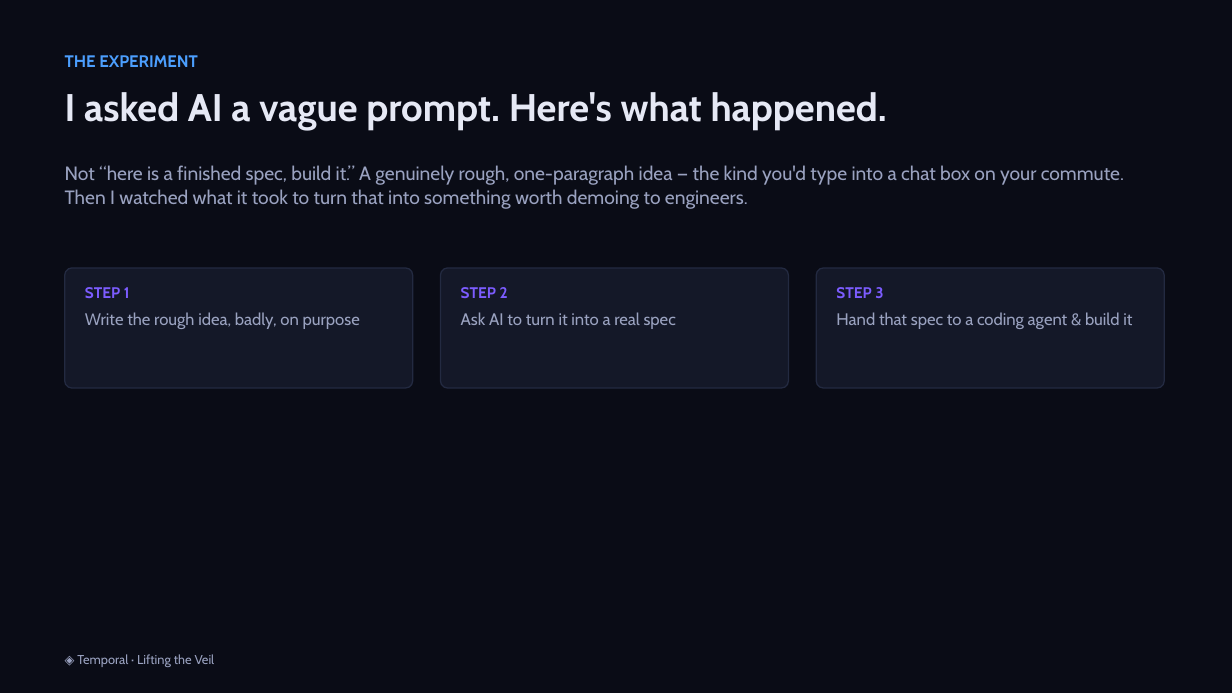
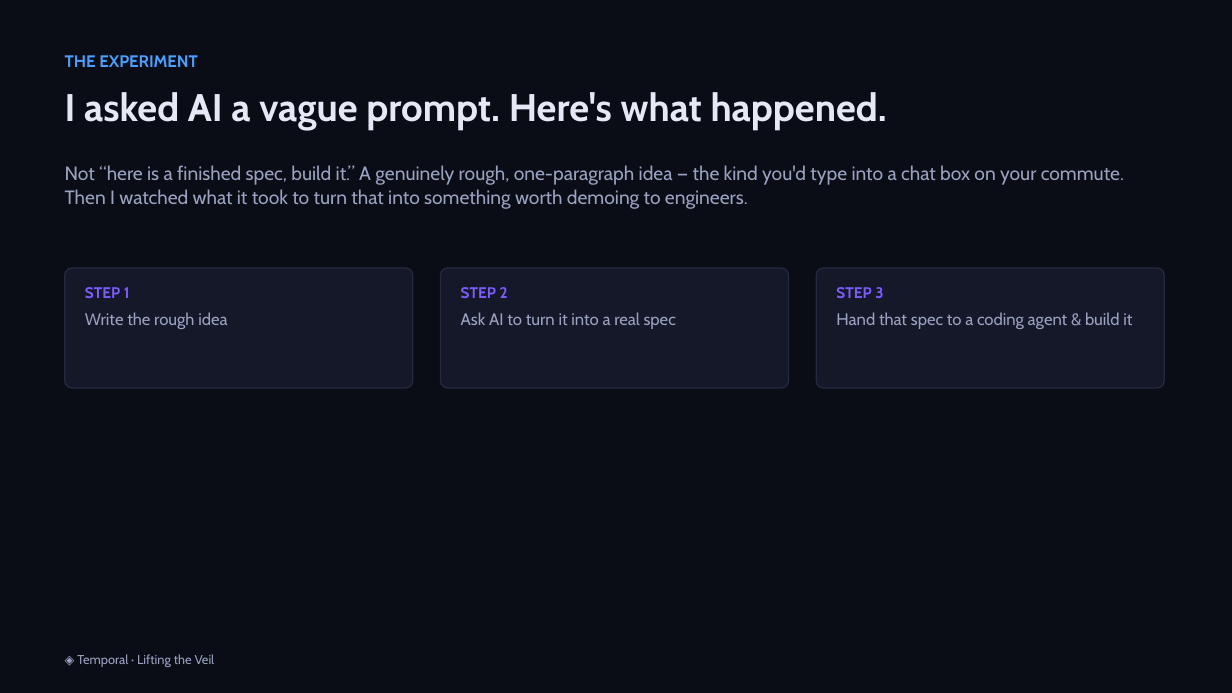
Before and after one commit to simy307/temporal-claims-demo, a slide deck: slide 3 of presentation/Lifting-the-Veil-Temporal-Talk.pptx. Drawn at 1232x693 pixels with LibreOffice and Linux fonts; fonts in the diff are those of the drawing. Boxes give left, top, right and bottom in pixels: in the first picture for what was removed or moved away, otherwise in the second. Text is boxed around its words. In the diff, an @@ line names an element or a change of style, - is before the commit and + after.

```diff
--- a/presentation/Lifting-the-Veil-Temporal-Talk.pptx
+++ b/presentation/Lifting-the-Veil-Temporal-Talk.pptx
@@ text at [85, 312, 227, 329]: text changed @@
-Write the rough idea, badly, on purpose
+Write the rough idea
```
Also in this commit, not shown: 7 other slides changed, 1 slide added, 5 other files.
